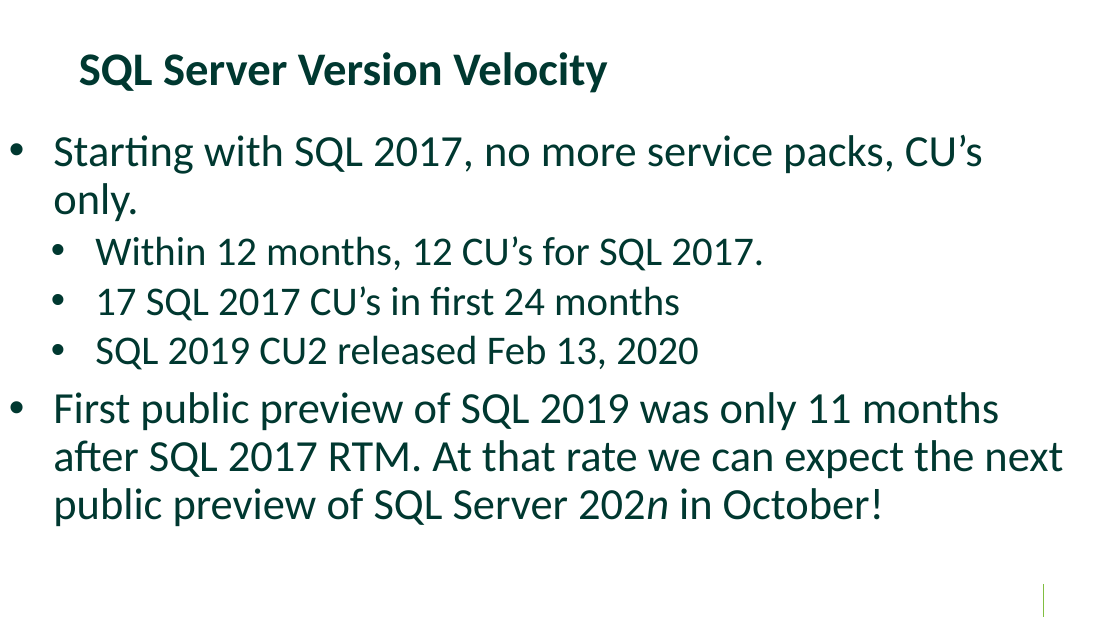
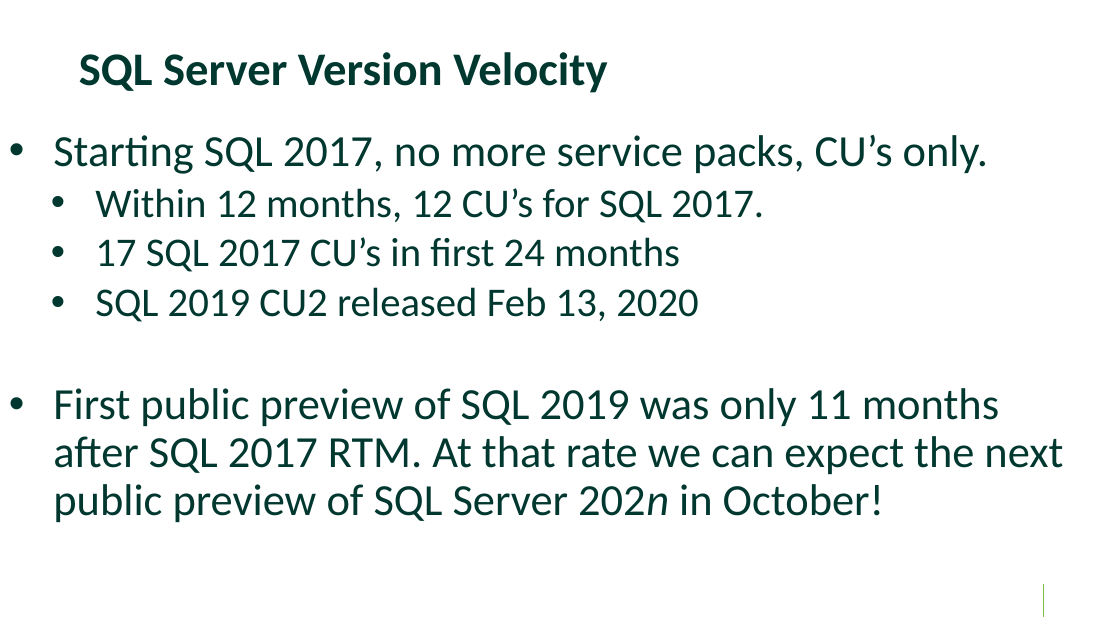
Before and after one commit to williamadba/Public-Presentations, a slide deck: slide 4 of SparkEd/The Business Case for SQL 2019.pptx. Drawn at 1120x630 pixels with LibreOffice and Linux fonts; fonts in the diff are those of the drawing; background and template pictures are left out. Boxes give left, top, right and bottom in pixels: in the first picture for what was removed or moved away, otherwise in the second. Text is boxed around its words. In the diff, an @@ line names an element or a change of style, - is before the commit and + after.

```diff
--- a/SparkEd/The Business Case for SQL 2019.pptx
+++ b/SparkEd/The Business Case for SQL 2019.pptx
@@ text at [53,135,988,174]: text changed @@
-• Starting with SQL 2017, no more service packs, CU’s only.
+• Starting SQL 2017, no more service packs, CU’s only.
```
Also in this commit, not shown: 27 other slides changed, 1 slide removed.
